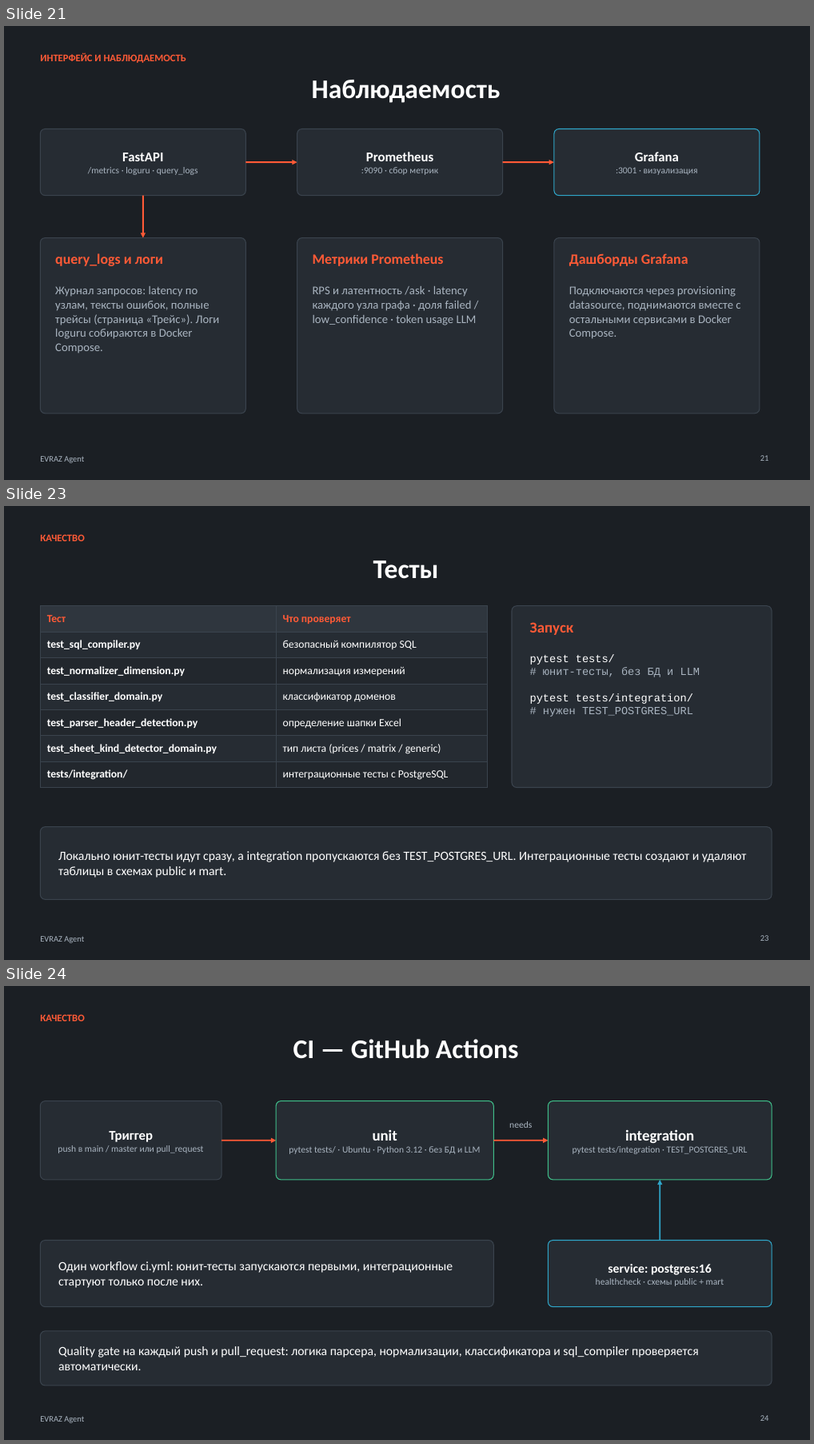
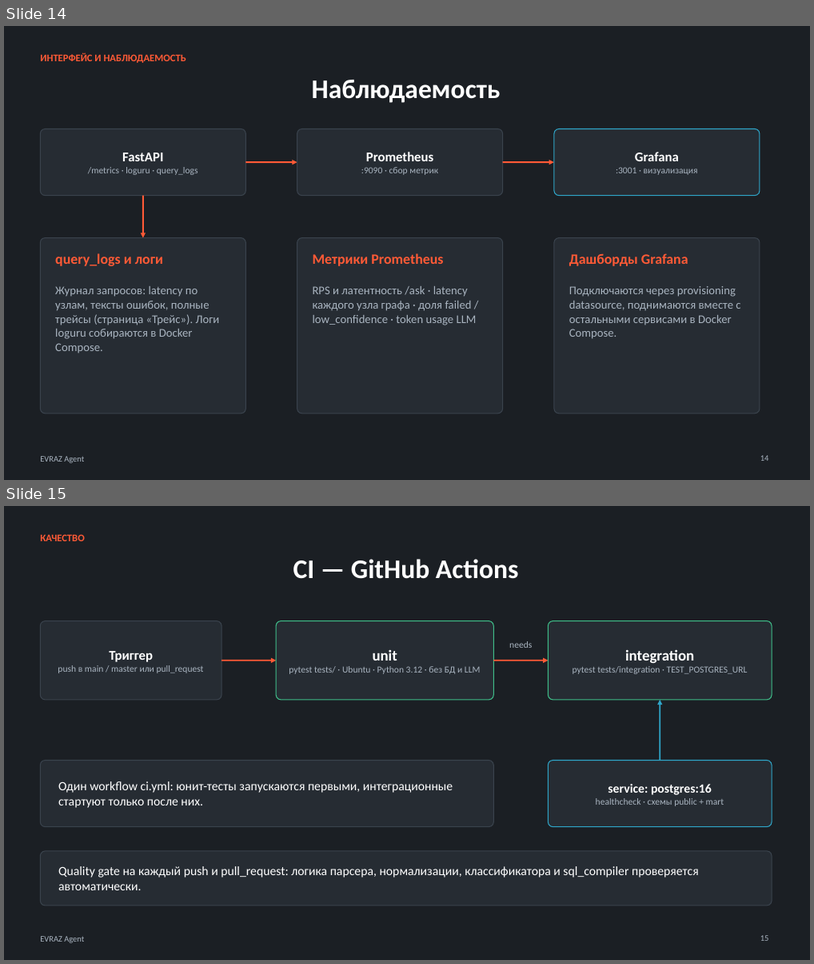
Before and after one commit to kostIT13/EVRAZ_ExcelAgent, a slide deck: data/EVRAZ_Agent_improved.pptx. Shown one above the other, each under a label of ours: slides 21, 23 and 24 before the commit, slides 14 and 15 after it; the slides between them are not shown. The pictures are 814x1444 and 814x964 pixels, drawn with LibreOffice and Linux fonts; fonts in the diff are those of the drawing. Boxes give left, top, right and bottom in pixels: in the first picture for what was removed or moved away, otherwise in the second. Text is boxed around its words. In the diff, an @@ line names an element or a change of style, - is before the commit and + after.

```diff
--- a/data/EVRAZ_Agent_improved.pptx
+++ b/data/EVRAZ_Agent_improved.pptx
@@ slide 23 removed at [4,506,810,960], background #FFFFFF; not listed: 2 template elements that a slide beside it also shows @@
@@ text removed at [40,534,84,541] @@
-КАЧЕСТВО
@@ title removed at [374,560,439,579] @@
-Тесты
@@ table removed at [40,606,488,788], 7 rows, 2 columns @@
-Тест | Что проверяет
-test_sql_compiler.py | безопасный компилятор SQL
-test_normalizer_dimension.py | нормализация измерений
-test_classifier_domain.py | классификатор доменов
-test_parser_header_detection.py | определение шапки Excel
-test_sheet_kind_detector_domain.py | тип листа (prices / matrix / generic)
-tests/integration/ | интеграционные тесты с PostgreSQL
@@ rounded rectangle removed at [512,606,772,788] @@
@@ text removed at [530,622,574,635] @@
-Запуск
@@ text removed at [530,654,701,716] @@
-pytest tests/
-# юнит-тесты, без БД и LLM
-pytest tests/integration/
-# нужен TEST_POSTGRES_URL
@@ rounded rectangle removed at [40,827,772,900] @@
@@ text removed at [58,851,747,877] @@
-Локально юнит-тесты идут сразу, а integration пропускаются без TEST_POSTGRES_URL. Интеграционные тесты создают и удаляют таблицы в схемах public и mart.
@@ page number removed at [761,935,770,940] @@
-23
@@ what was slide 21 is now slide 14 @@
@@ page number at [761,455,770,460]: text changed @@
-21
+14
@@ what was slide 24 is now slide 15 @@
@@ page number at [761,935,770,940]: text changed @@
-24
+15
```
Also in this commit, not shown: 4 slides changed, 12 other slides removed, 33 other files.
